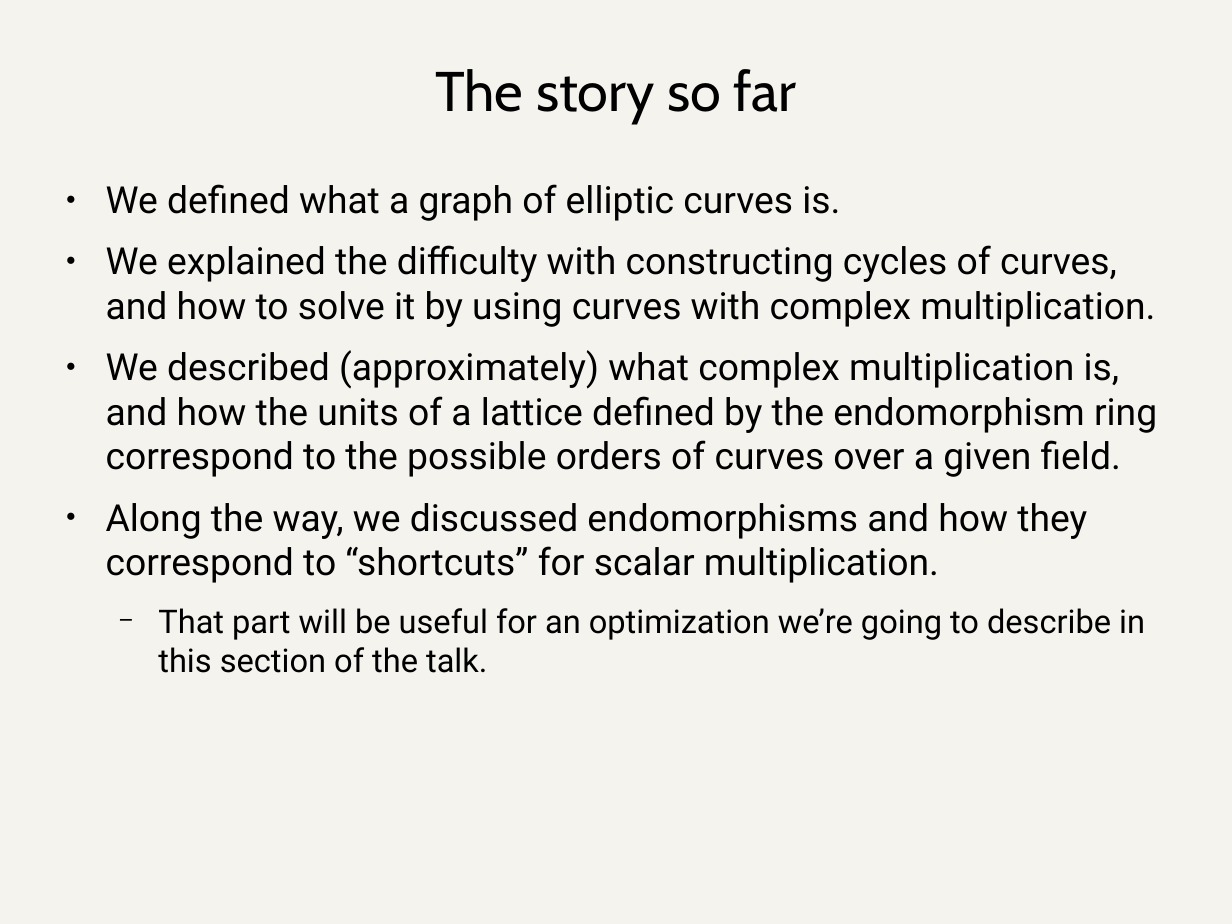
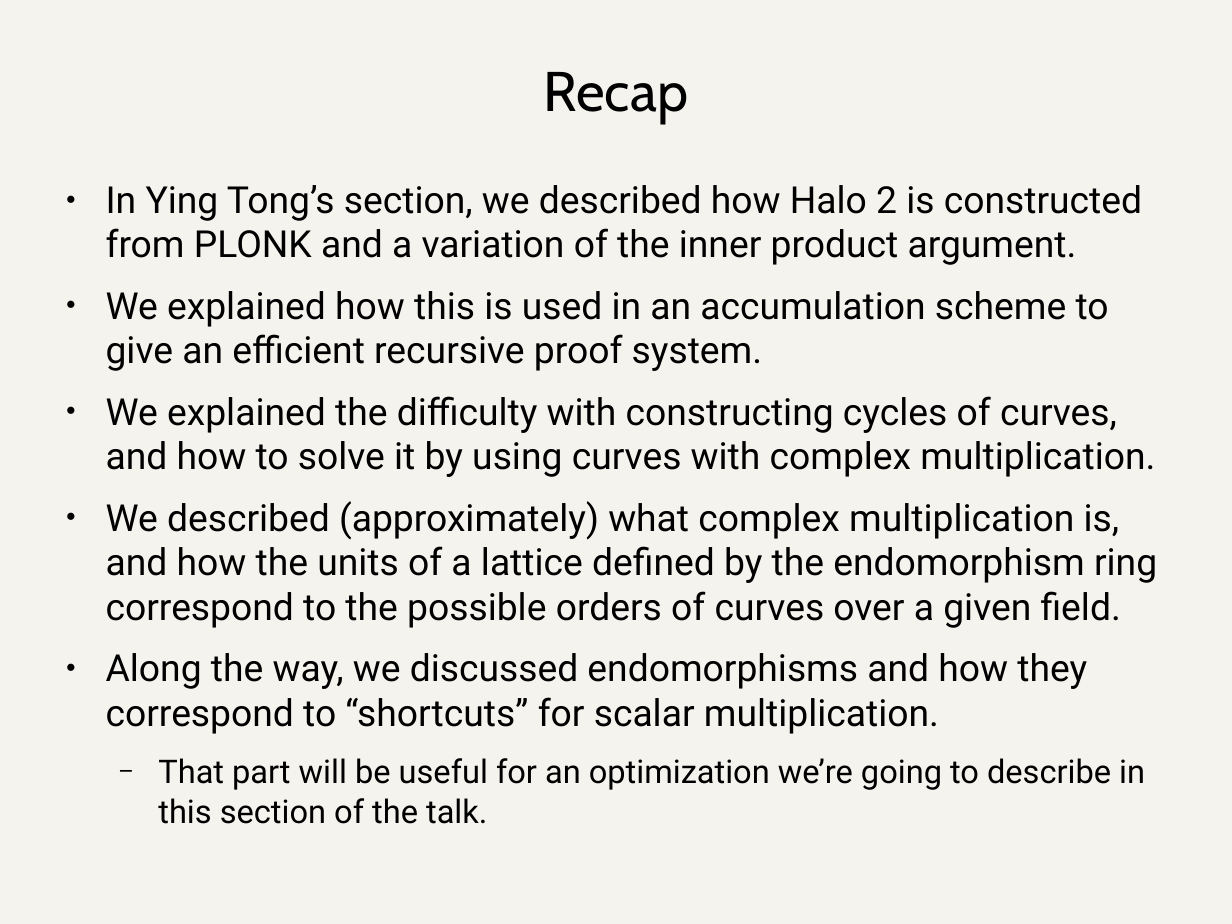
Before and after one commit to daira/halographs, a slide deck: slide 63 of deepdive.odp. Drawn at 1232x924 pixels with LibreOffice and Linux fonts; fonts in the diff are those of the drawing. Boxes give left, top, right and bottom in pixels: in the first picture for what was removed or moved away, otherwise in the second. Text is boxed around its words. In the diff, an @@ line names an element or a change of style, - is before the commit and + after.

```diff
--- a/deepdive.odp
+++ b/deepdive.odp
@@ title at box(544, 72, 688, 123): text changed @@
-The story so far
+Recap
@@ text at box(106, 185, 1142, 371): text changed @@
-● We defined what a graph of elliptic curves is.
+● In Ying Tong’s section, we described how Halo 2 is constructed from PLONK and a variation of the inner product argument.
+● We explained how this is used in an accumulation scheme to give an efficient recursive proof system.
```
Also in this commit, not shown: 8 other slides changed, 3 slides added, 1 slide removed, 1 other file.
